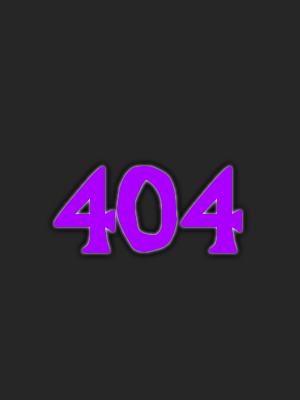
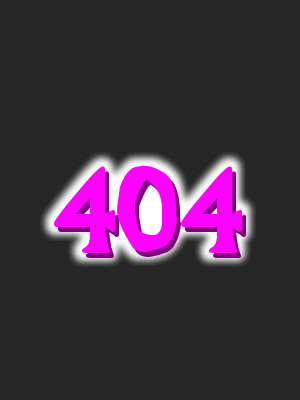
Before/after of a 300x400 layered artwork. What changed in the layer stack:
painted on "404" over [54, 166, 242, 253]
removed layer "Ebene #1" over [49, 161, 247, 258]
removed layer "Ebene-Kopie #3" over [45, 157, 251, 262]
removed layer "Ebene-Kopie #2" over [45, 157, 251, 262]
removed layer "Ebene-Kopie #1" over [45, 157, 251, 262]
removed layer "Ebene-Kopie" over [45, 157, 251, 262]
added layer "404 #1" above "Ebene" over [58, 171, 246, 258]
painted on "Ebene" over [40, 152, 256, 267]
